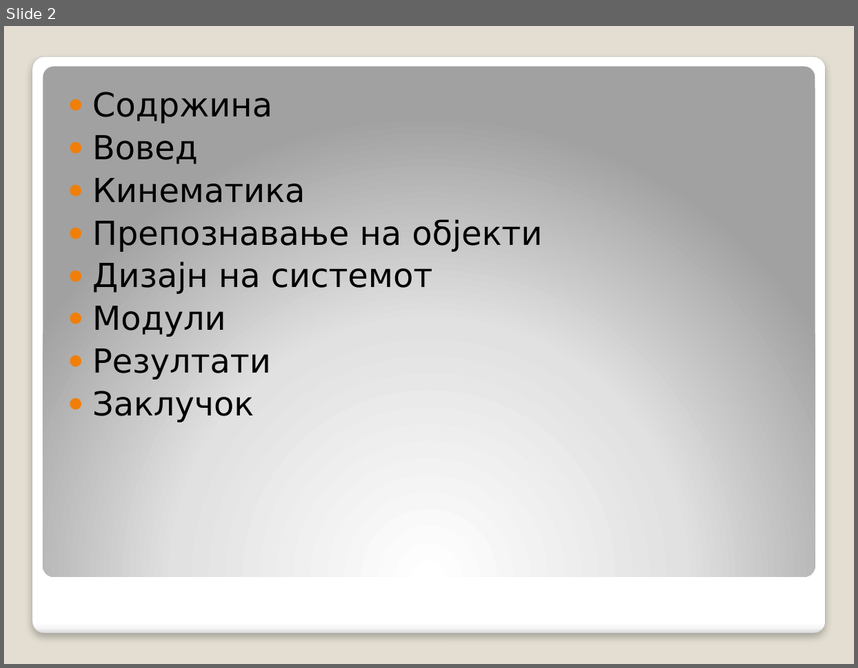
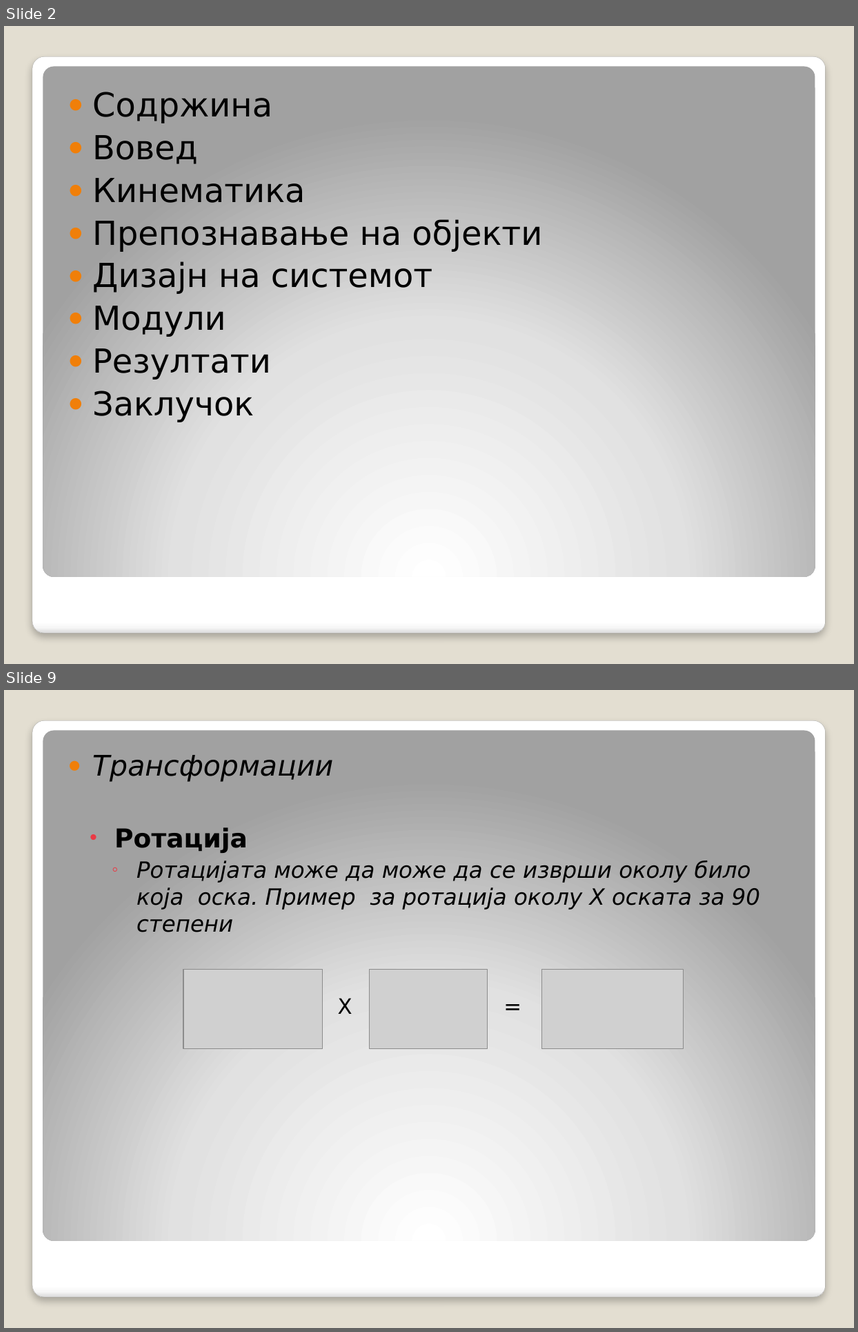
Before and after one commit to decoder015/diplomska, a slide deck: Paper/Компјутерска визија во роботика.pptx. Shown one above the other, each under a label of ours: slide 2 before the commit, slides 2 and 9 after it; the slides between them are not shown. The pictures are 858x668 and 858x1332 pixels, drawn with LibreOffice and Linux fonts; fonts in the diff are those of the drawing; grey boxes stand for pictures. Boxes give left, top, right and bottom in pixels: in the first picture for what was removed or moved away, otherwise in the second. Text is boxed around its words. In the diff, an @@ line names an element or a change of style, - is before the commit and + after.

```diff
--- a/Paper/Компјутерска визија во роботика.pptx
+++ b/Paper/Компјутерска визија во роботика.pptx
@@ slide 9 added at [4, 690, 854, 1328], background #E3DED1; not listed: 2 template elements that a slide beside it also shows @@
@@ text added at [92, 755, 760, 932], 19 pt, text #000000, italic @@
+  ● Трансформации
+    • Ротација
+      ◦ Ротацијата може да може да се изврши околу било која оска. Пример за ротација околу X оската за 90 степени
@@ picture added at [183, 969, 323, 1049] @@
@@ picture added at [370, 969, 488, 1049] @@
@@ picture added at [542, 969, 683, 1049] @@
@@ text added at [338, 998, 352, 1014], 18 pt, text #000000 @@
+X
@@ text added at [495, 989, 535, 1023], 18 pt, text #000000 @@
+=
```
Also in this commit, not shown: 3 slides changed, 29 other slides added, 1 slide removed, 9 other files.
